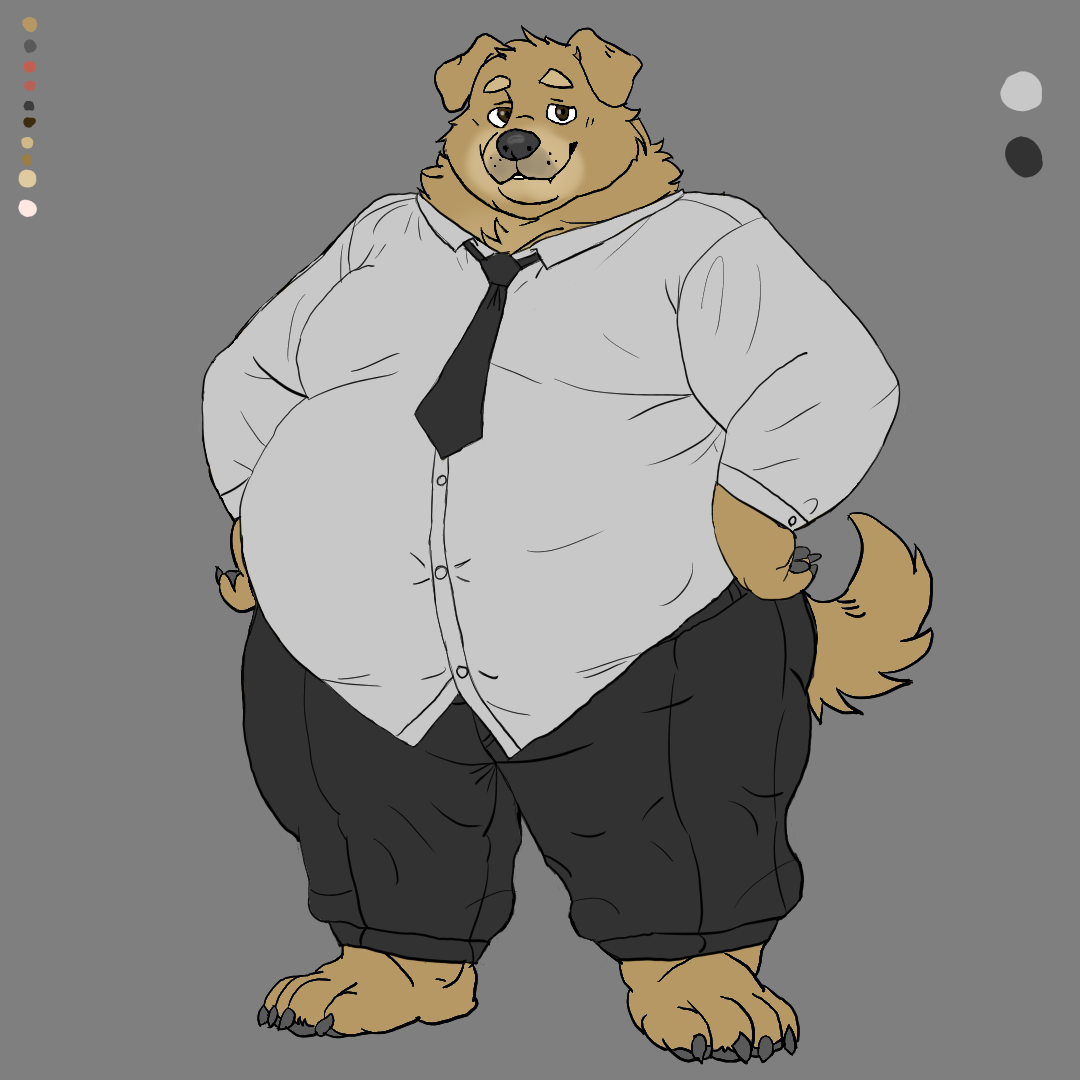
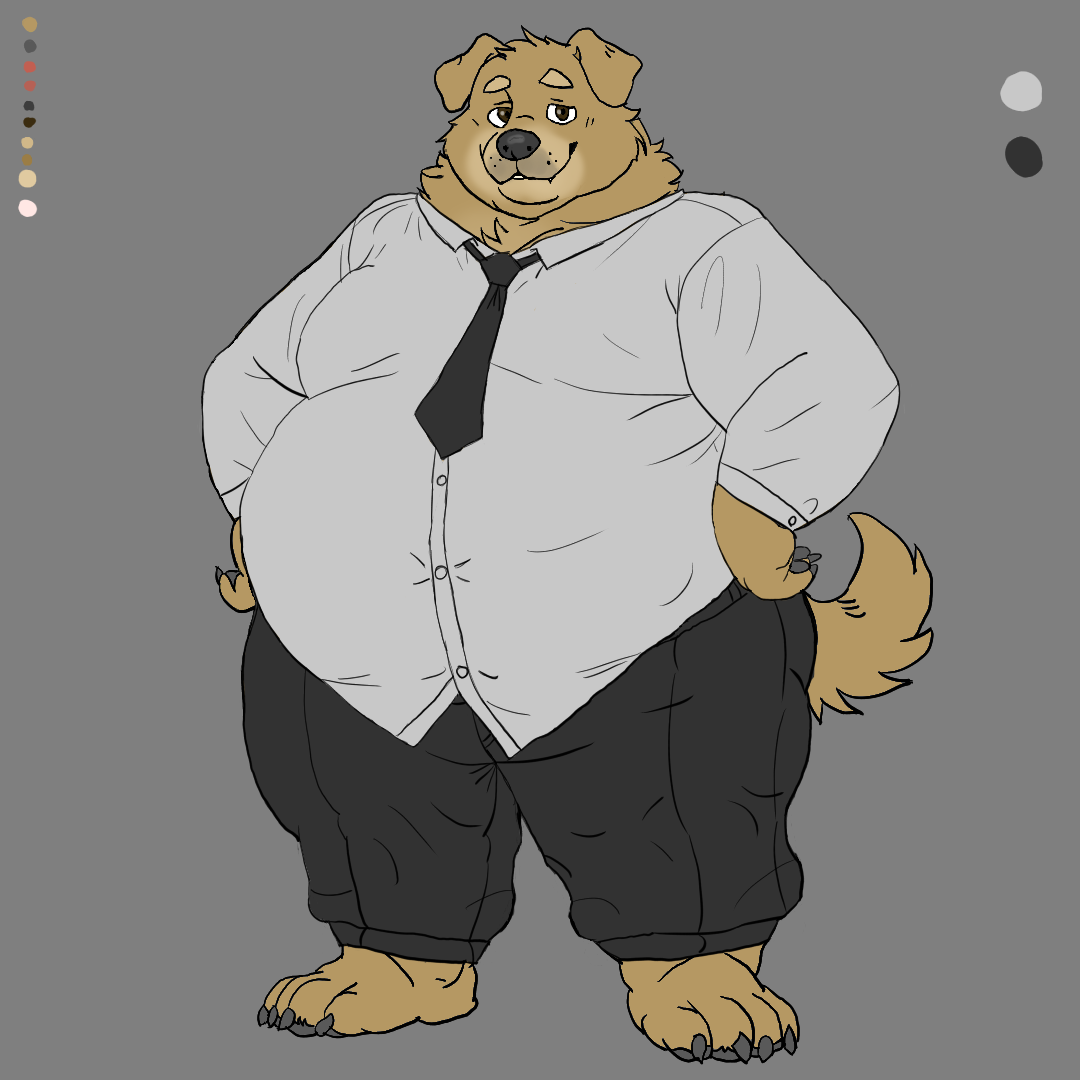
Layers edited between the first and the second 1080x1080 image:
painted on "Traços" (1st of 2, in "Roupa Social") over [201, 242, 818, 965]
painted on "Pintura" (1st of 2, in "Roupa Social") over [201, 242, 818, 965]
painted on "Cabeça" over [250, 54, 634, 320]
painted on "Braço Direito" over [804, 602, 818, 642]
painted on "Braço Esquerdo" over [201, 242, 336, 409]
painted on "Peitoral" over [201, 242, 818, 642]
painted on "Pernas" over [480, 602, 818, 965]
painted on "Cauda" over [201, 54, 818, 965]
painted on "Plano de fundo" over [201, 54, 818, 965]
